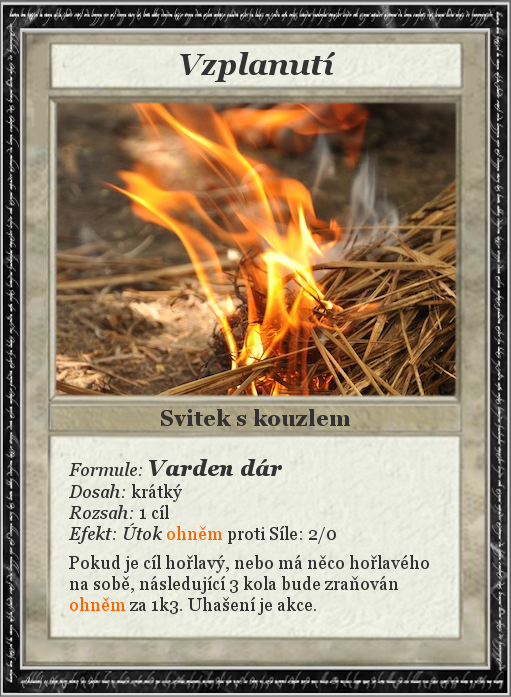
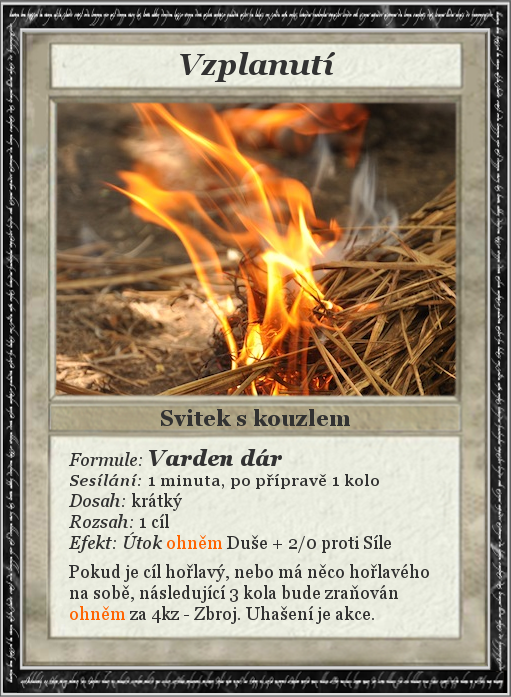
Two versions of the same layered image (511x697). Layer-by-layer changes:
painted on "Formule: Varden dár ..." over [68, 449, 429, 624]
painted on "Card" over [53, 434, 103, 624]
